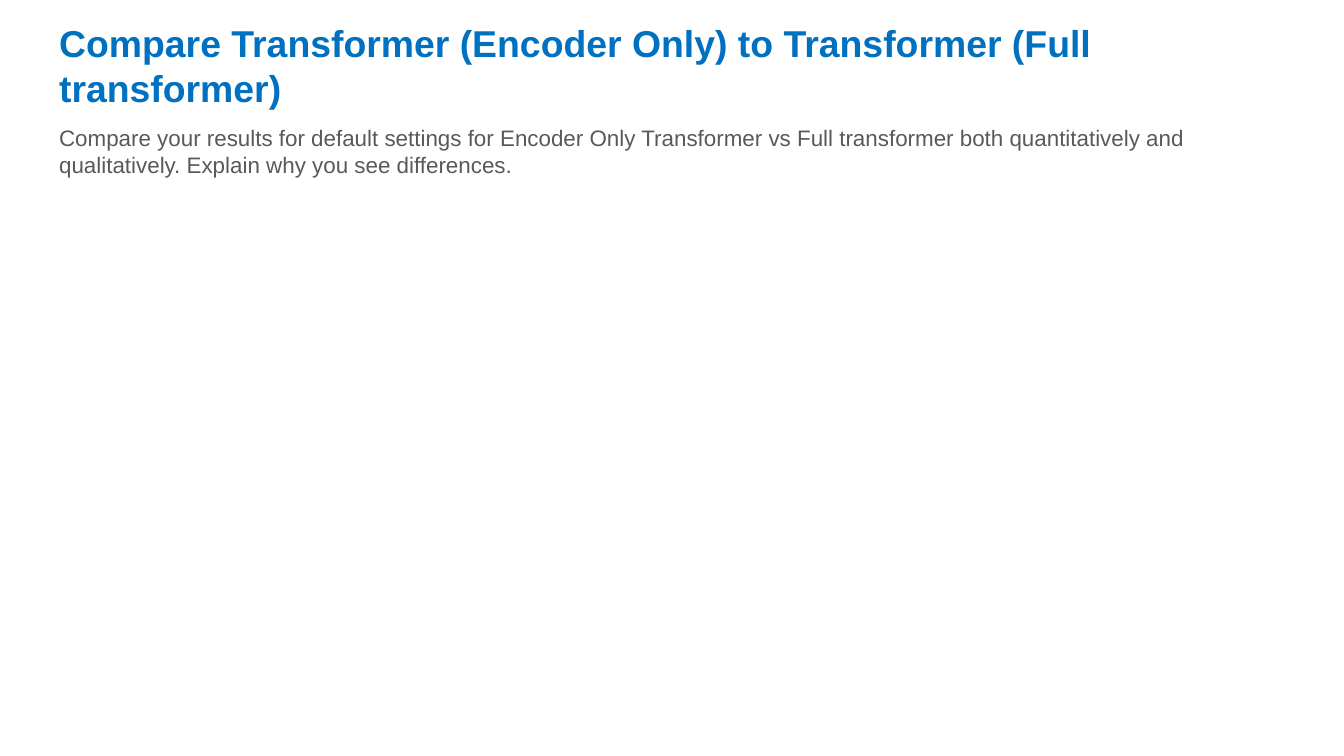
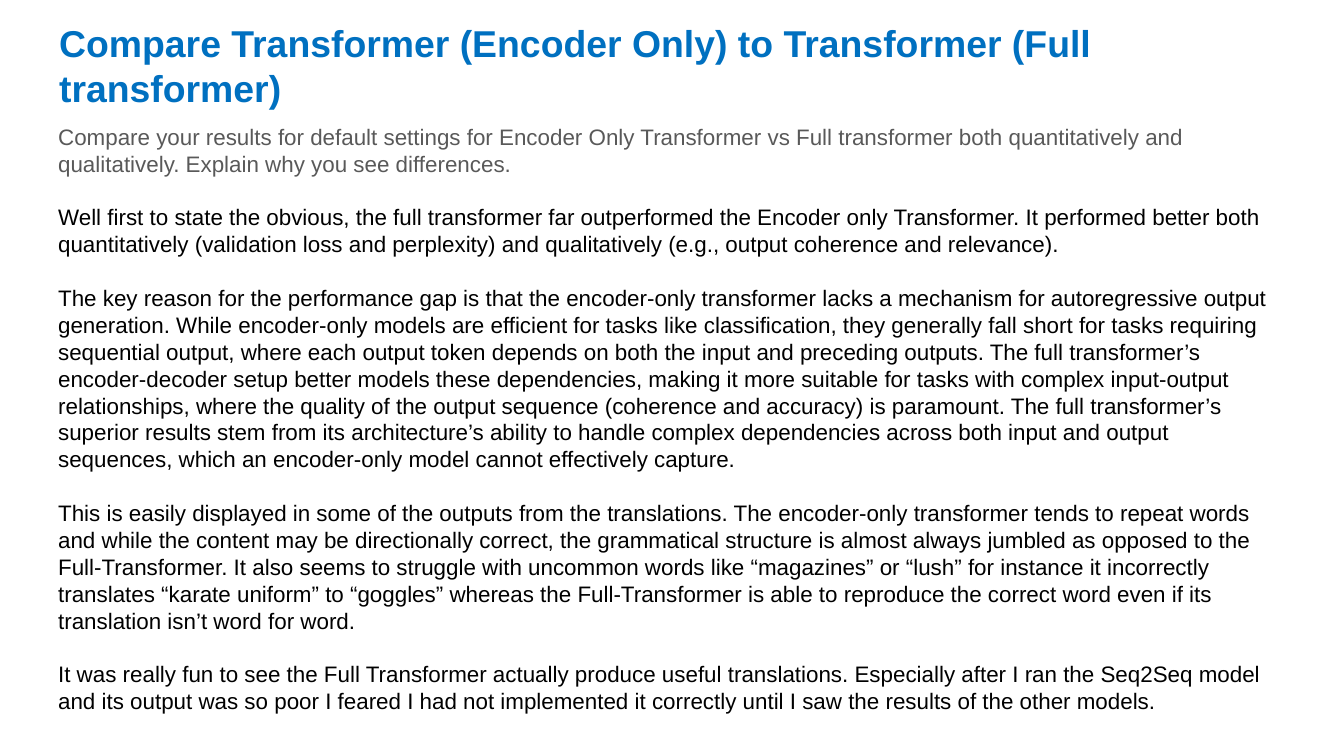
Before and after one commit to mccarvik/georgia_tech, a slide deck: slide 14 of deep_learning/4_assign/assignment4_fall24/assignment4-template - McCarville.pptx. Drawn at 1344x756 pixels with LibreOffice and Linux fonts; fonts in the diff are those of the drawing. Boxes give left, top, right and bottom in pixels: in the first picture for what was removed or moved away, otherwise in the second. Text is boxed around its words. In the diff, an @@ line names an element or a change of style, - is before the commit and + after.

```diff
--- a/deep_learning/4_assign/assignment4_fall24/assignment4-template - McCarville.pptx
+++ b/deep_learning/4_assign/assignment4_fall24/assignment4-template - McCarville.pptx
@@ text at (x1=58, y1=129, x2=1266, y2=714): text changed; text colour #595959 to #000000 @@
-Compare your results for default settings for Encoder Only Transformer vs Full transformer both quantitatively and qualitatively. Explain why you see differences.
+Compare your results for default settings for Encoder Only Transformer vs Full transformer both quantitatively and qualitatively. Explain why you see differences.
+Well first to state the obvious, the full transformer far outperformed the Encoder only Transformer. It performed better both quantitatively (validation loss and perplexity) and qualitatively (e.g., output coherence and relevance).
+The key reason for the performance gap is that the encoder-only transformer lacks a mechanism for autoregressive output generation. While encoder-only models are efficient for tasks like classification, they generally fall short for tasks requiring sequential output, where each output token depends on both the input and preceding outputs. The full transformer’s encoder-decoder setup better models these dependencies, making it more suitable for tasks with complex input-output relationships, where the quality of the output sequence (coherence and accuracy) is paramount. The full transformer’s superior results stem from its architecture’s ability to handle complex dependencies across both input and output sequences, which an encoder-only model cannot effectively capture.
+This is easily displayed in some of the outputs from the translations. The encoder-only transformer tends to repeat words and while the content may be directionally correct, the grammatical structure is almost always jumbled as opposed to the Full-Transformer. It also seems to struggle with uncommon words like “magazines” or “lush” for instance it incorrectly translates “karate uniform” to “goggles” whereas the Full-Transformer is able to reproduce the correct word even if its translation isn’t word for word.
+It was really fun to see the Full Transformer actually produce useful translations. Especially after I ran the Seq2Seq model and its output was so poor I feared I had not implemented it correctly until I saw the results of the other models.
```
Also in this commit, not shown: 14 other slides changed, 4 slides added, 1 slide removed, 15 other files.
